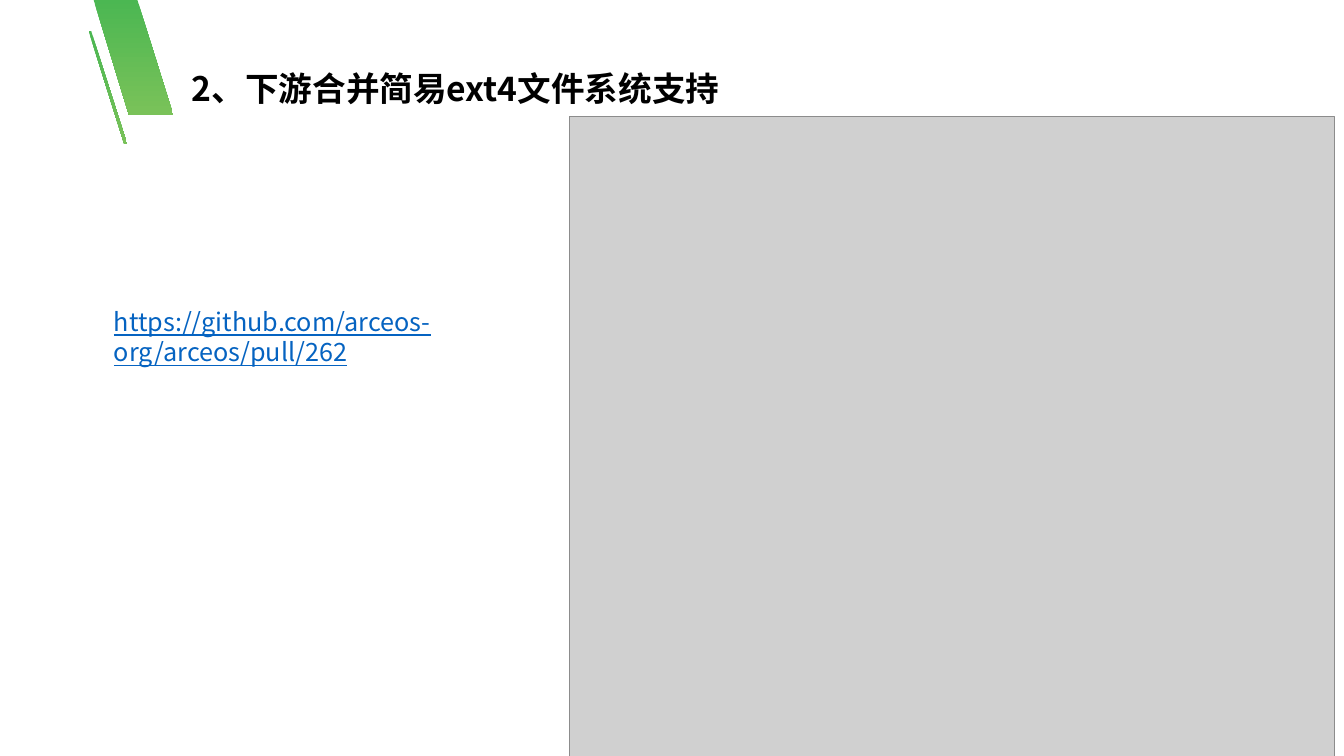
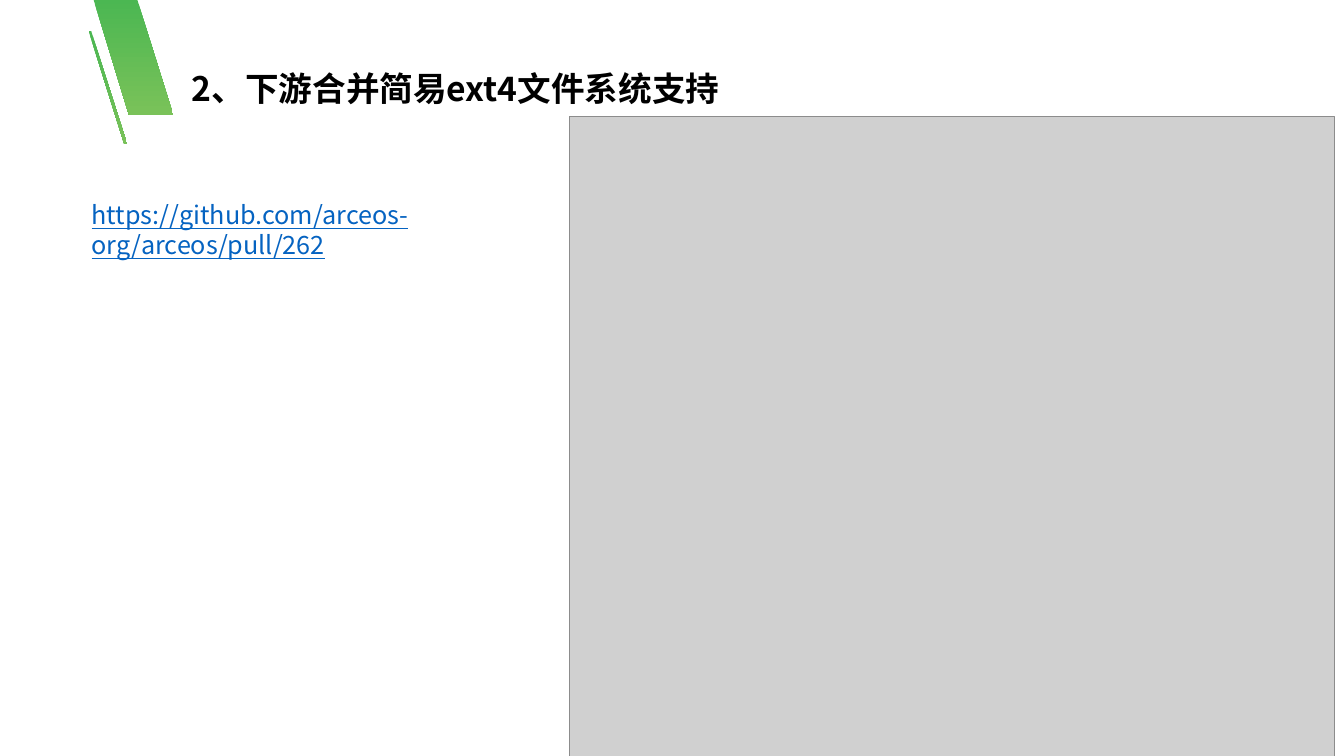
Before and after one commit to numpy1314/arceos-stage4-blog, a slide deck: slide 8 of 谢祖钧阶段四总结(1).pptx. Drawn at 1344x756 pixels with LibreOffice and Linux fonts; fonts in the diff are those of the drawing; grey boxes stand for pictures. Boxes give left, top, right and bottom in pixels: in the first picture for what was removed or moved away, otherwise in the second. Text is boxed around its words. In the diff, an @@ line names an element or a change of style, - is before the commit and + after.

```diff
--- a/谢祖钧阶段四总结(1).pptx
+++ b/谢祖钧阶段四总结(1).pptx
@@ text "https://github.com/arceos-org/arceos/pull/262": place and size @@
-text "https://github.com/arceos-org/arceos/pull/262" at (114,311,431,367)
+text "https://github.com/arceos-org/arceos/pull/262" at (92,204,409,261)
```
Also in this commit, not shown: 3 other slides changed, 2 slides added.
